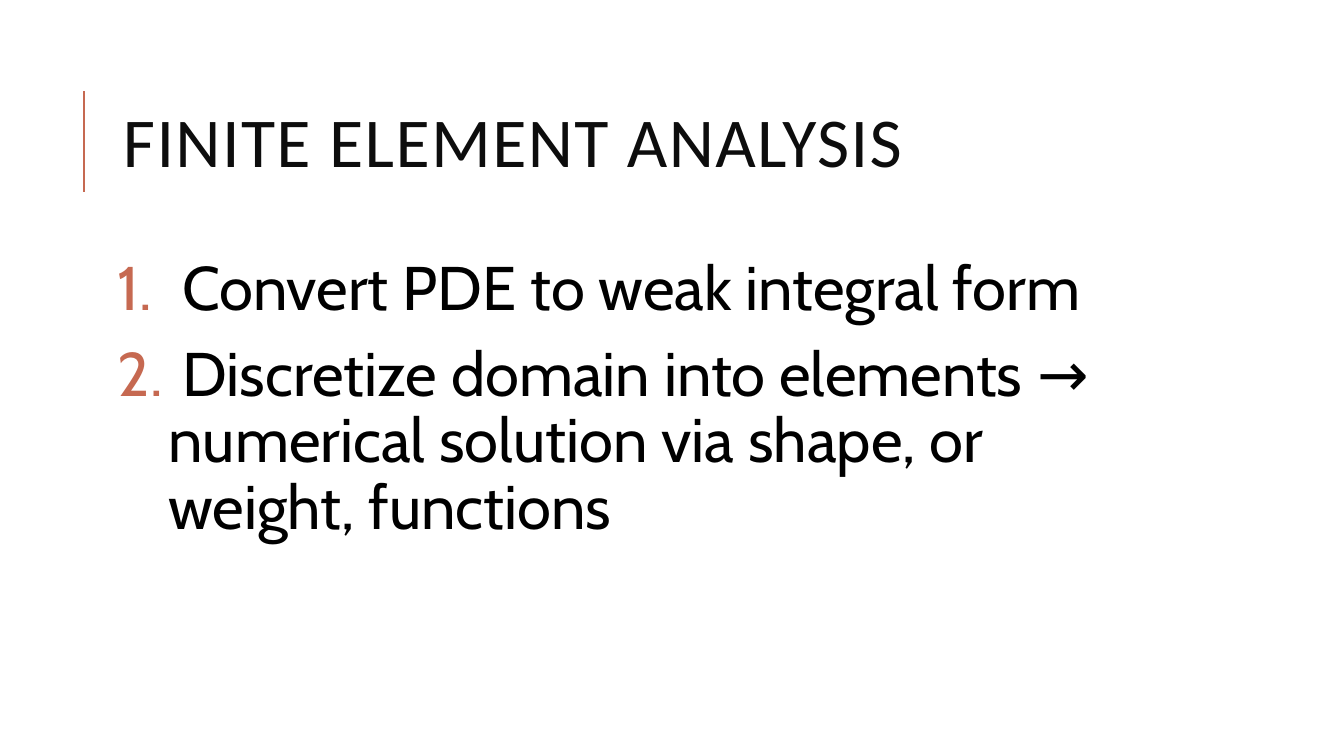
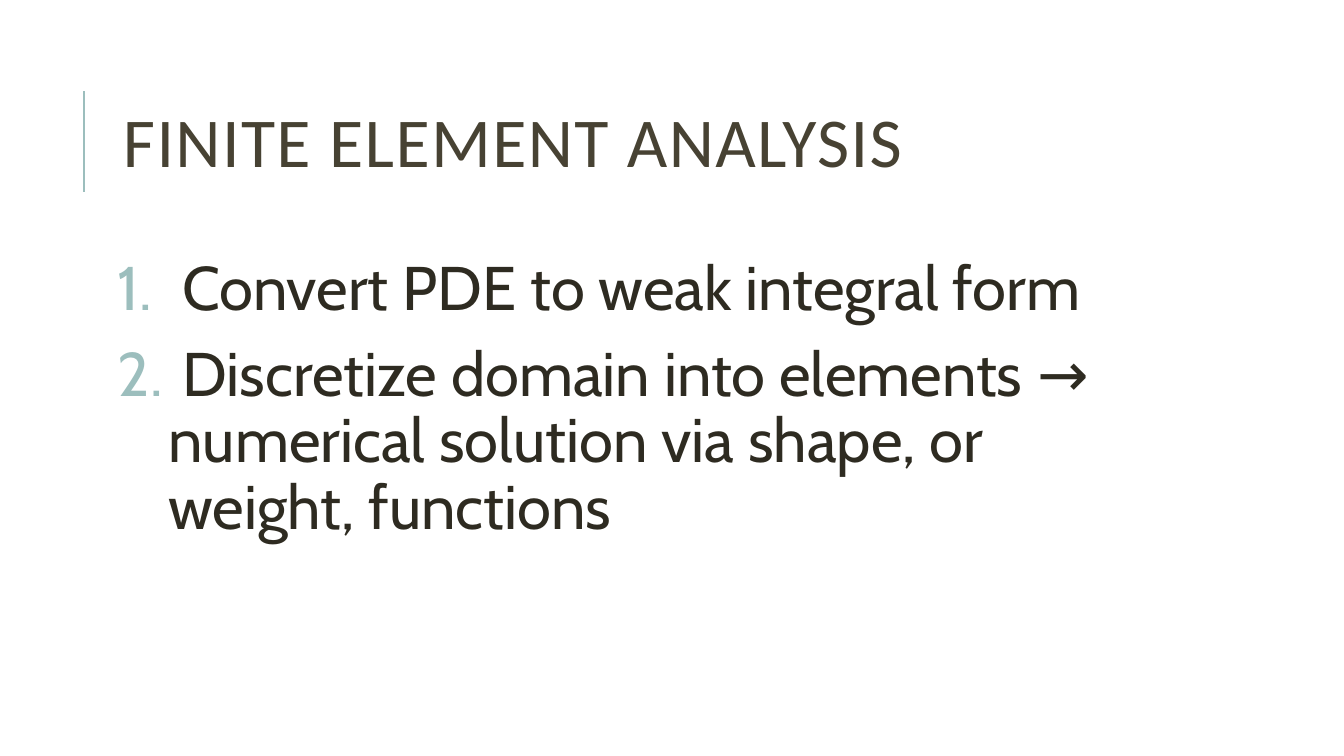
Before and after one commit to mblai35/Phase-FieldModelingFEM, a slide deck: slide 3 of PFMFEM.pptx. Drawn at 1344x756 pixels with LibreOffice and Linux fonts; fonts in the diff are those of the drawing. Boxes give left, top, right and bottom in pixels: in the first picture for what was removed or moved away, otherwise in the second. Text is boxed around its words. In the diff, an @@ line names an element or a change of style, - is before the commit and + after.

Commit message:
updated design

```diff
--- a/PFMFEM.pptx
+++ b/PFMFEM.pptx
@@ title "FINITE ELEMENT ANALYSIS" at (x1=123, y1=121, x2=902, y2=168): text colour #0D0D0D to #474233 @@
@@ line (84, 192) - (84, 91): stroke #C66951 1.5 pt to #9CBEBD 1.5 pt @@
@@ text "Convert PDE to weak integral ..." at (x1=168, y1=263, x2=1080, y2=543): text colour #000000 to #2E2B21; bullet colour #C66951 to #9CBEBD @@
```
Also in this commit, not shown: 4 other slides changed.
